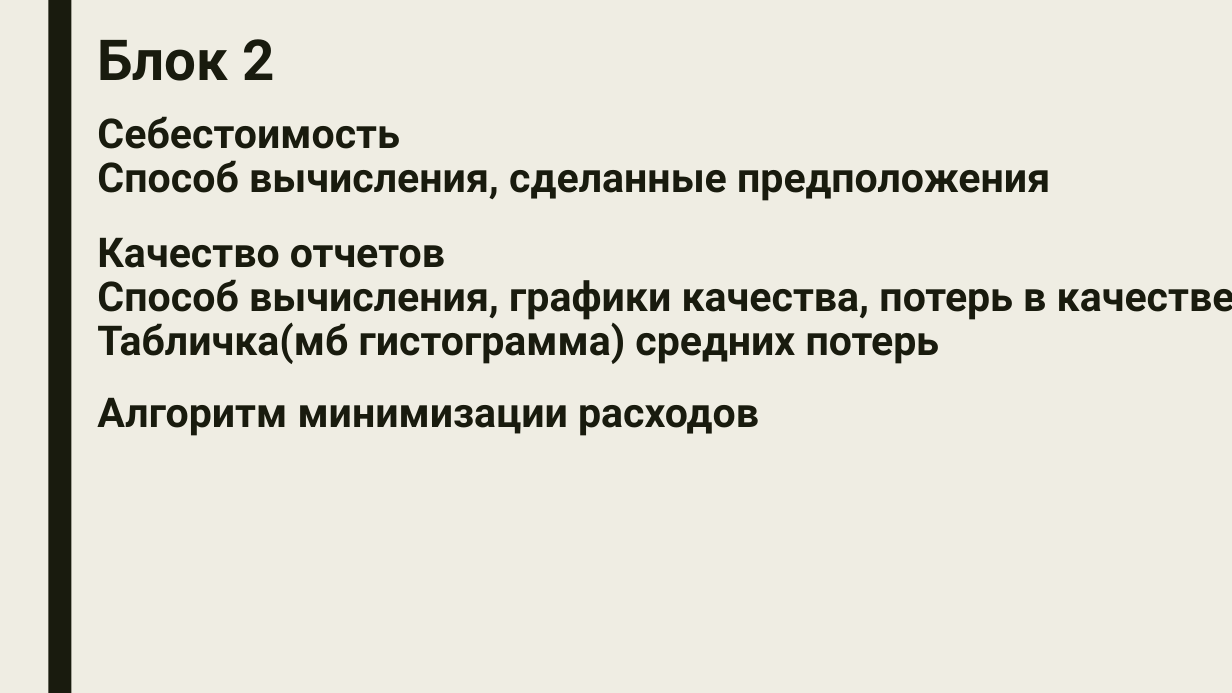
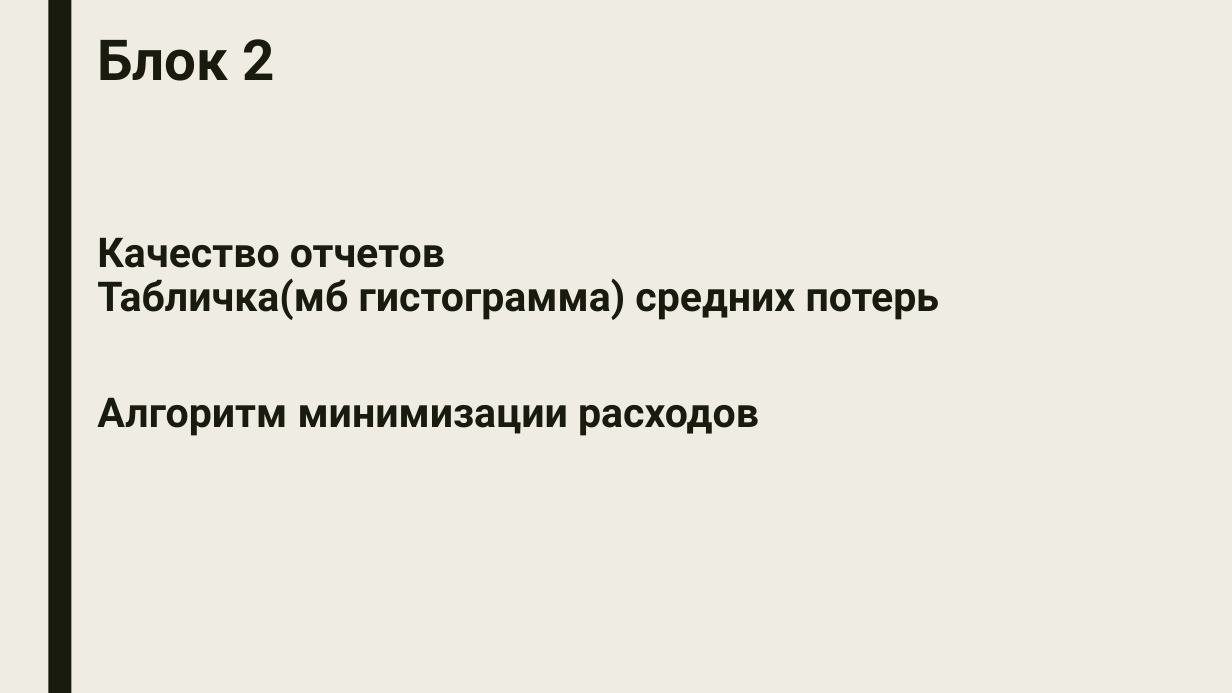
Before and after one commit to IAmSerepok/DataFromVariousSources, a slide deck: slide 5 of speech/presentation.pptx. Drawn at 1232x693 pixels with LibreOffice and Linux fonts; fonts in the diff are those of the drawing. Boxes give left, top, right and bottom in pixels: in the first picture for what was removed or moved away, otherwise in the second. Text is boxed around its words. In the diff, an @@ line names an element or a change of style, - is before the commit and + after.

```diff
--- a/speech/presentation.pptx
+++ b/speech/presentation.pptx
@@ text removed at <box>97,116,1050,201</box> @@
-Себестоимость
-Способ вычисления, сделанные предположения
@@ text at <box>97,237,939,320</box>: text changed @@
-Качество отчетов
-Способ вычисления, графики качества, потерь в качестве
-Табличка(мб гистограмма) средних потерь
+Качество отчетов
+Табличка(мб гистограмма) средних потерь
```
Also in this commit, not shown: 1 other slide changed, 2 slides added, 4 other files.
